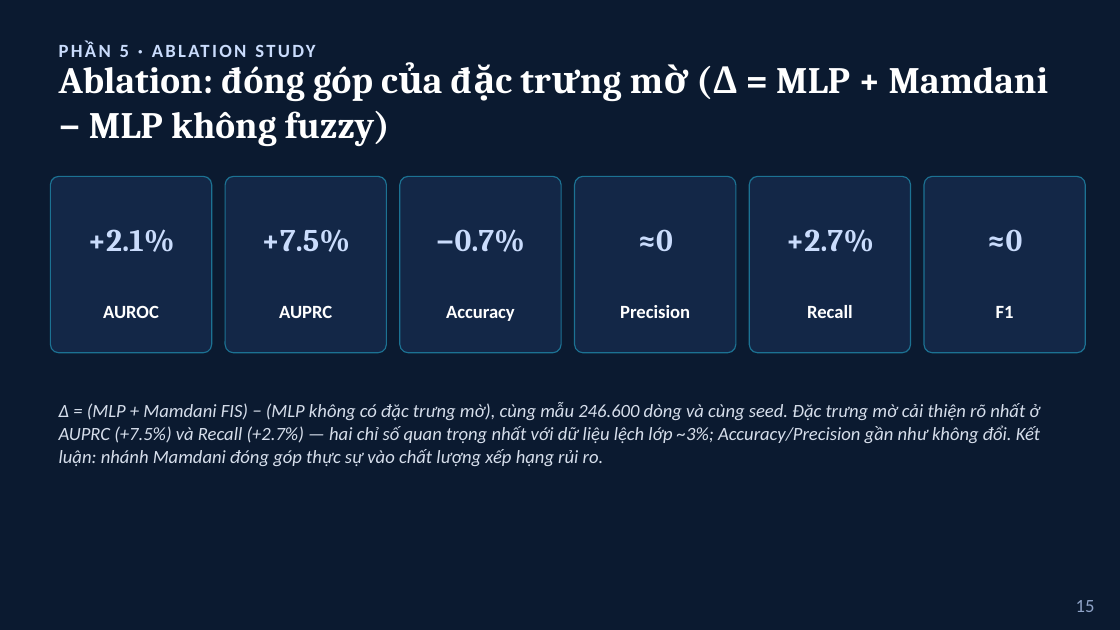
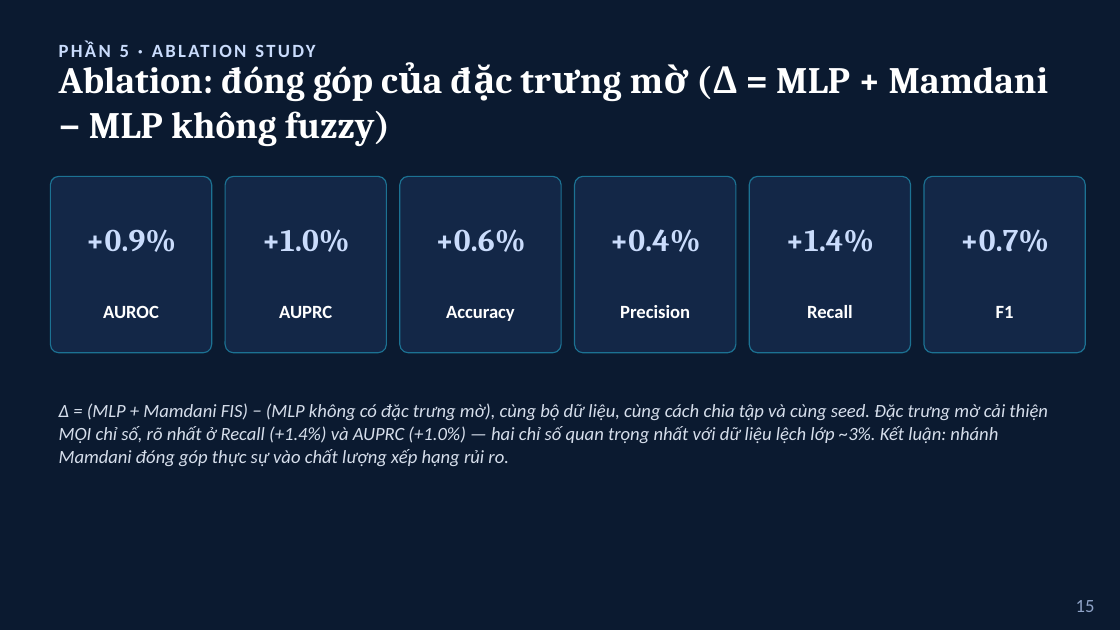
Before and after one commit to 2591317-student/MachineLearningAdvance, a slide deck: slide 15 of Nhom_10-Nhan_Kien_Tuan.pptx. Drawn at 1120x630 pixels with LibreOffice and Linux fonts; fonts in the diff are those of the drawing. Boxes give left, top, right and bottom in pixels: in the first picture for what was removed or moved away, otherwise in the second. Text is boxed around its words. In the diff, an @@ line names an element or a change of style, - is before the commit and + after.

```diff
--- a/Nhom_10-Nhan_Kien_Tuan.pptx
+++ b/Nhom_10-Nhan_Kien_Tuan.pptx
@@ text at (x1=86, y1=229, x2=176, y2=252): text changed @@
-+2.1%
++0.9%
@@ text at (x1=262, y1=229, x2=350, y2=252): text changed @@
-+7.5%
++1.0%
@@ text at (x1=435, y1=229, x2=525, y2=252): text changed @@
-−0.7%
++0.6%
@@ text at (x1=610, y1=229, x2=701, y2=252): text changed @@
-≈0
++0.4%
@@ text at (x1=786, y1=229, x2=874, y2=252): text changed @@
-+2.7%
++1.4%
@@ text at (x1=960, y1=229, x2=1049, y2=252): text changed @@
-≈0
++0.7%
@@ text at (x1=59, y1=403, x2=1048, y2=466): text changed @@
-Δ = (MLP + Mamdani FIS) − (MLP không có đặc trưng mờ), cùng mẫu 246.600 dòng và cùng seed. Đặc trưng mờ cải thiện rõ nhất ở AUPRC (+7.5%) và Recall (+2.7%) — hai chỉ số quan trọng nhất với dữ liệu lệch lớp ~3%; Accuracy/Precision gần như không đổi. Kết luận: nhánh Mamdani đóng góp thực sự vào chất lượng xếp hạng rủi ro.
+Δ = (MLP + Mamdani FIS) − (MLP không có đặc trưng mờ), cùng bộ dữ liệu, cùng cách chia tập và cùng seed. Đặc trưng mờ cải thiện MỌI chỉ số, rõ nhất ở Recall (+1.4%) và AUPRC (+1.0%) — hai chỉ số quan trọng nhất với dữ liệu lệch lớp ~3%. Kết luận: nhánh Mamdani đóng góp thực sự vào chất lượng xếp hạng rủi ro.
```
Also in this commit, not shown: 3 other slides changed, 13 other files.
